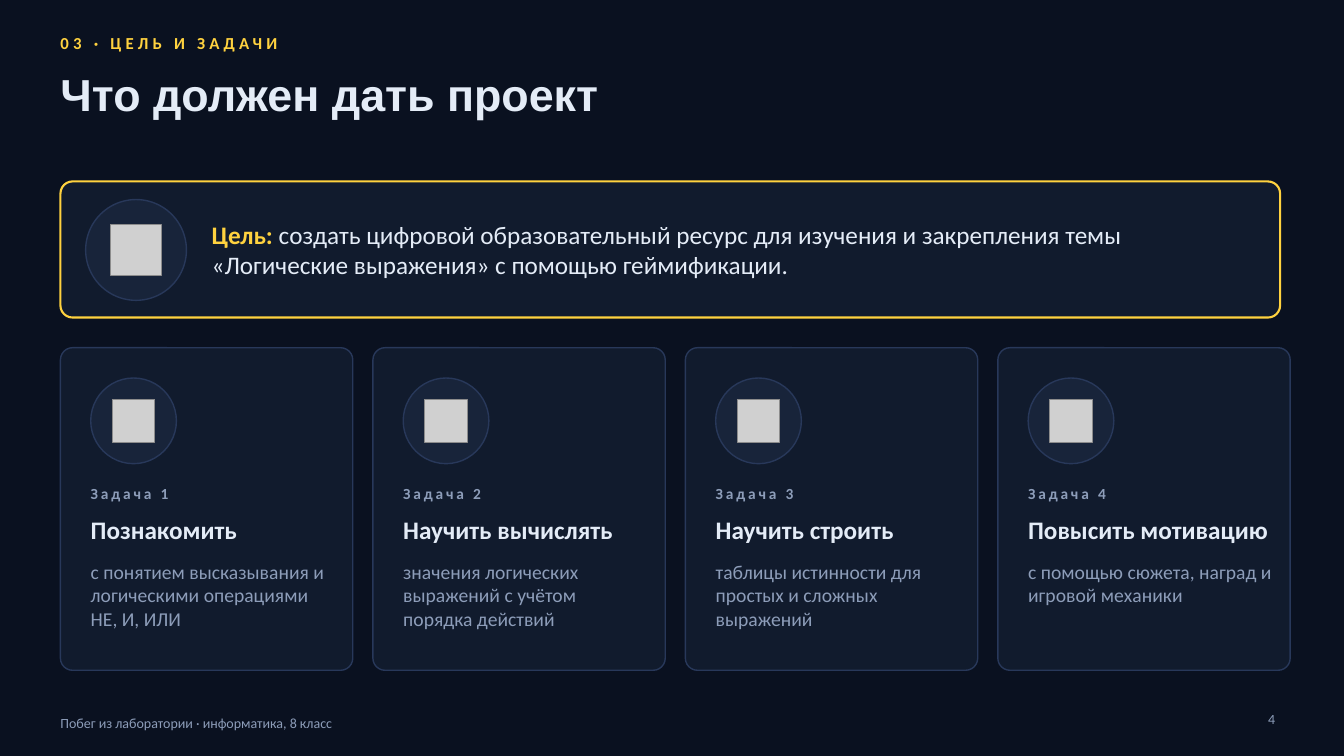
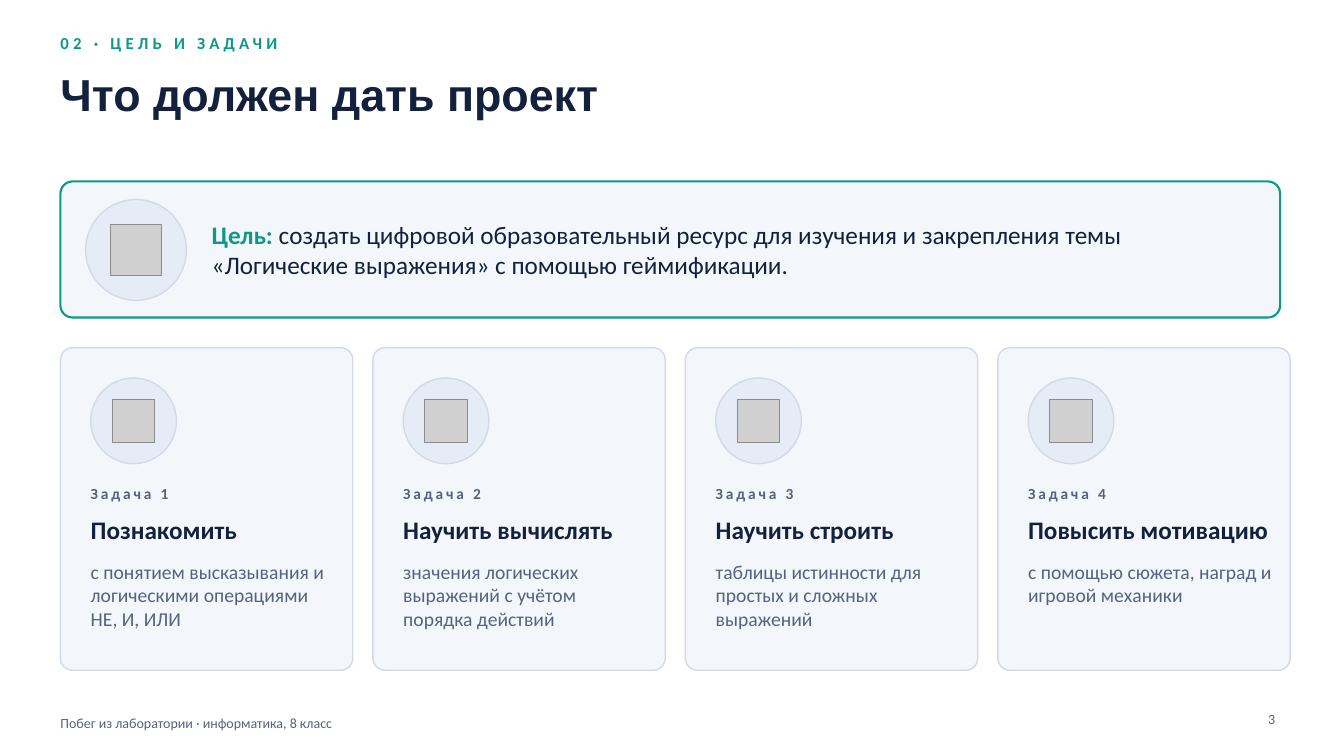
Before and after one commit to galiyabanum/logical, a slide deck: slide 3 of docs/Побег_из_лаборатории_презентация.pptx (slide 4 before the commit). Drawn at 1344x756 pixels with LibreOffice and Linux fonts; fonts in the diff are those of the drawing; grey boxes stand for pictures. Boxes give left, top, right and bottom in pixels: in the first picture for what was removed or moved away, otherwise in the second. Text is boxed around its words. In the diff, an @@ line names an element or a change of style, - is before the commit and + after.

```diff
--- a/docs/Побег_из_лаборатории_презентация.pptx
+++ b/docs/Побег_из_лаборатории_презентация.pptx
@@ background #0A1120 to #FFFFFF @@
@@ text at (174,38,185,49): text changed; text colour #FFD23F to #0E9984 @@
-03 · ЦЕЛЬ И ЗАДАЧИ
+02 · ЦЕЛЬ И ЗАДАЧИ
@@ rounded rectangle at (60,181,1280,318): fill #111B2D to #F3F6FB; outline #FFD23F 1.5 pt to #0E9984 1.5 pt @@
@@ text "Цель: создать цифровой образовательный ресурс ..." at (212,227,1121,278): text colour #FFD23F to #0E9984 in "Цель:"; text colour #E4ECF7 to #14213D @@
@@ fill #111B2D to #F3F6FB; outline #28385A 1 pt to #D2DAE8 1 pt in 4 elements at (60,348,353,670), (373,348,665,670), (686,348,978,670), (998,348,1291,670) @@
@@ fill #18243A to #E6ECF6; outline #28385A 1 pt to #D2DAE8 1 pt in 5 elements at (86,200,187,300), (91,378,176,464), (403,378,489,464), (716,378,802,464), (1028,378,1114,464) @@
@@ text colour #E4ECF7 to #14213D in 5 elements at (60,80,598,120), (91,522,237,539), (403,522,612,543), (716,522,894,543), (1028,522,1267,543) @@
@@ text colour #8D9DB9 to #56637F in 9 elements at (91,489,169,502), (91,569,324,628), (403,489,481,502), (403,569,578,629), (716,489,794,502), (716,566,921,629), (1028,489,1106,502), (1028,569,1272,605), (60,718,332,730) @@
@@ page number at (1268,715,1275,724): text changed; text colour #8D9DB9 to #56637F @@
-4
+3
```
Also in this commit, not shown: 11 other slides changed, 5 slides removed, 1 other file.
